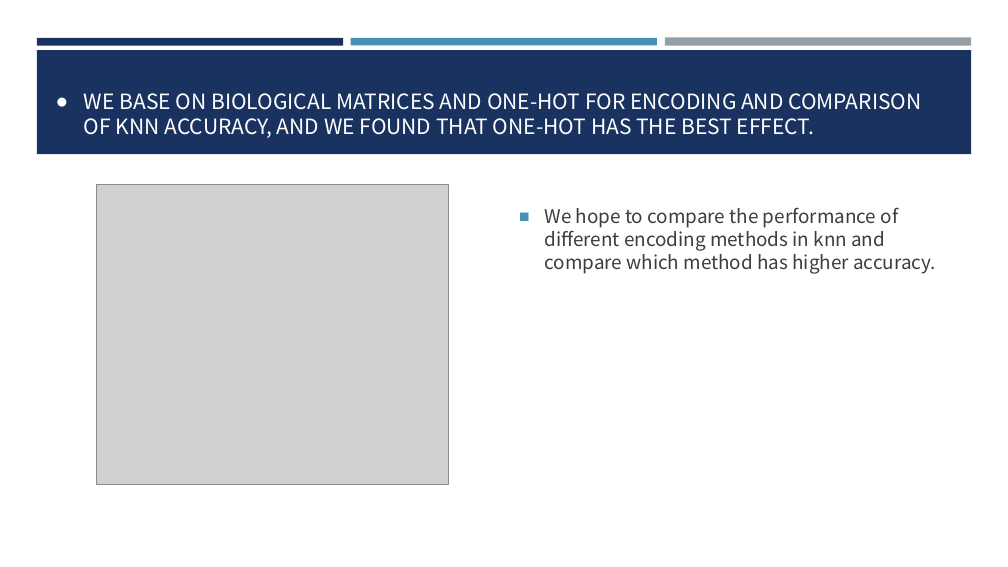
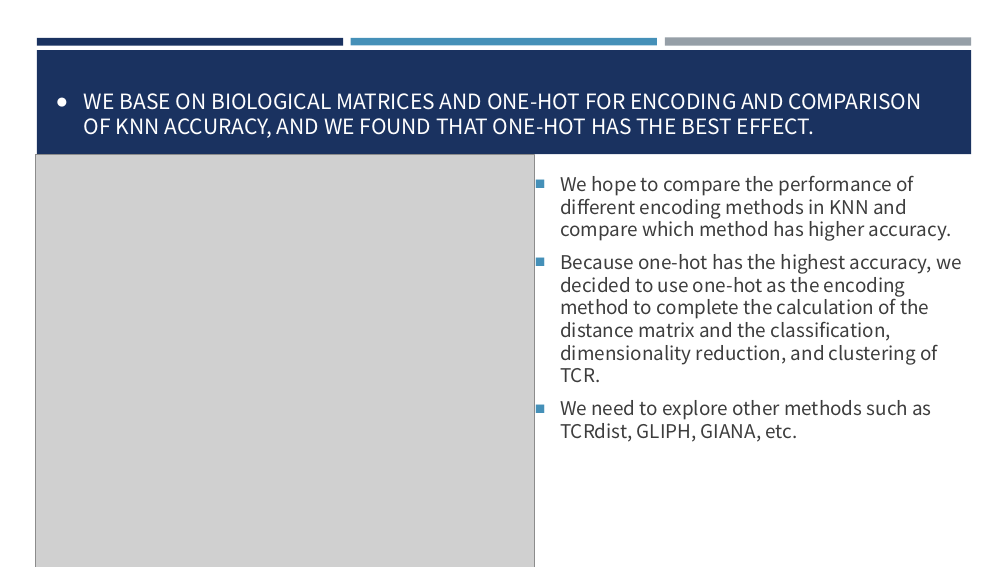
Before and after one commit to UoB-DSMP-2023-24/dsmp-2024-group4, a slide deck: slide 4 of Mini-project midterm report-.pptx. Drawn at 1008x567 pixels with LibreOffice and Linux fonts; fonts in the diff are those of the drawing; grey boxes stand for pictures. Boxes give left, top, right and bottom in pixels: in the first picture for what was removed or moved away, otherwise in the second. Text is boxed around its words. In the diff, an @@ line names an element or a change of style, - is before the commit and + after.

```diff
--- a/Mini-project midterm report-.pptx
+++ b/Mini-project midterm report-.pptx
@@ picture: place and size @@
-picture at (96,185,448,485)
+picture at (36,154,535,567)
@@ text at (560,176,962,442): text changed @@
-■ We hope to compare the performance of different encoding methods in knn and compare which method has higher accuracy.
+■ We hope to compare the performance of different encoding methods in KNN and compare which method has higher accuracy.
+■ Because one-hot has the highest accuracy, we decided to use one-hot as the encoding method to complete the calculation of the distance matrix and the classification, dimensionality reduction, and clustering of TCR.
+■ We need to explore other methods such as TCRdist, GLIPH, GIANA, etc.
```
Also in this commit, not shown: 3 other slides changed.
